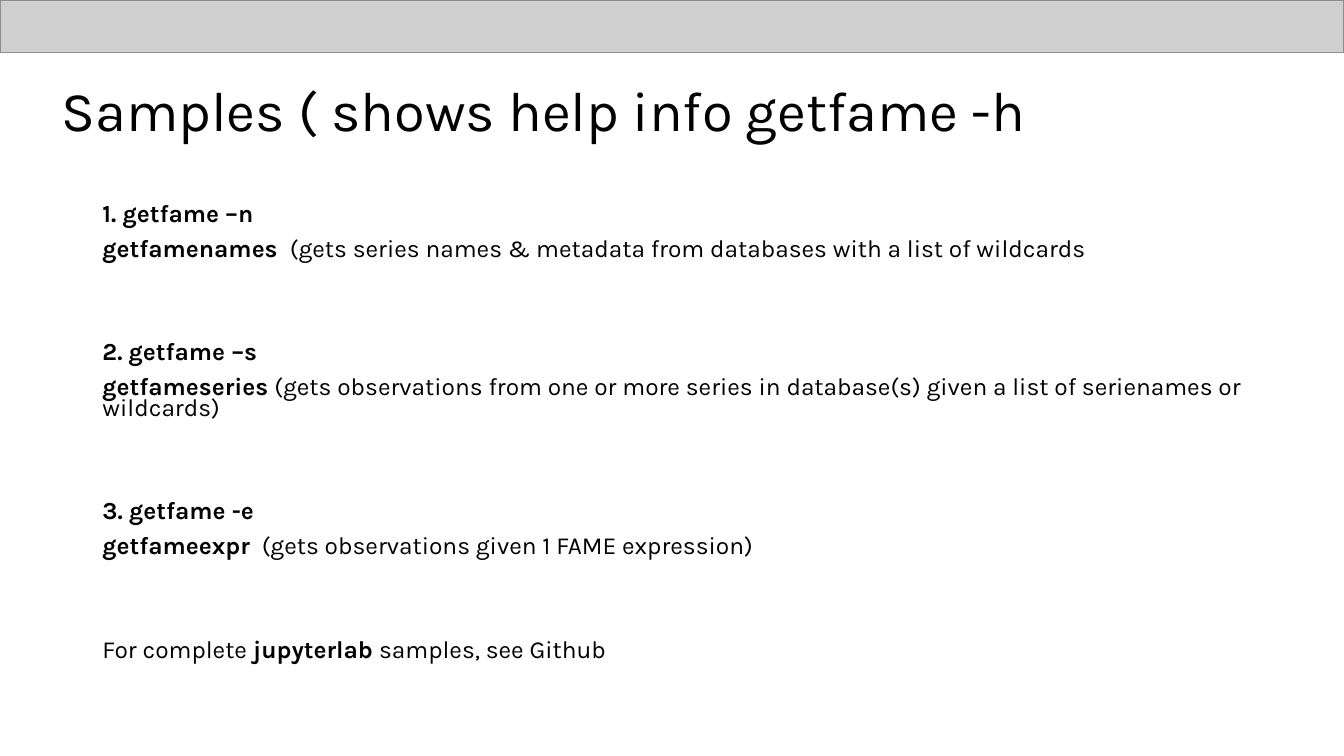
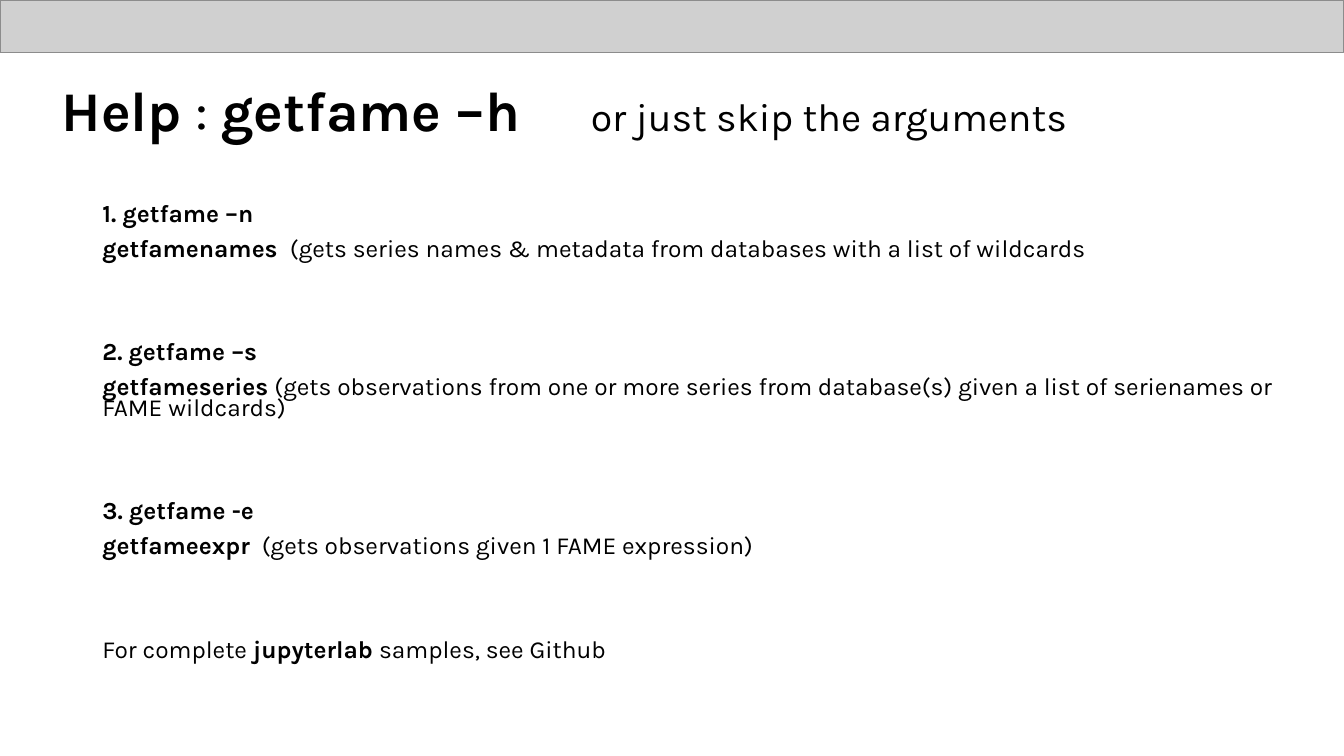
Before and after one commit to eriksoeb/getfame, a slide deck: slide 14 of getfame.pptx (slide 13 before the commit). Drawn at 1344x756 pixels with LibreOffice and Linux fonts; fonts in the diff are those of the drawing; grey boxes stand for pictures. Boxes give left, top, right and bottom in pixels: in the first picture for what was removed or moved away, otherwise in the second. Text is boxed around its words. In the diff, an @@ line names an element or a change of style, - is before the commit and + after.

```diff
--- a/getfame.pptx
+++ b/getfame.pptx
@@ title at [62, 92, 1067, 145]: text changed; size 40 to 28 pt @@
-Samples ( shows help info getfame -h
+Help : getfame –h or just skip the arguments
@@ text at [102, 377, 1272, 419]: text changed @@
-getfameseries (gets observations from one or more series in database(s) given a list of serienames or wildcards)
+getfameseries (gets observations from one or more series from database(s) given a list of serienames or FAME wildcards)
```
Also in this commit, not shown: 8 other slides changed, 1 slide added, 1 other file.
